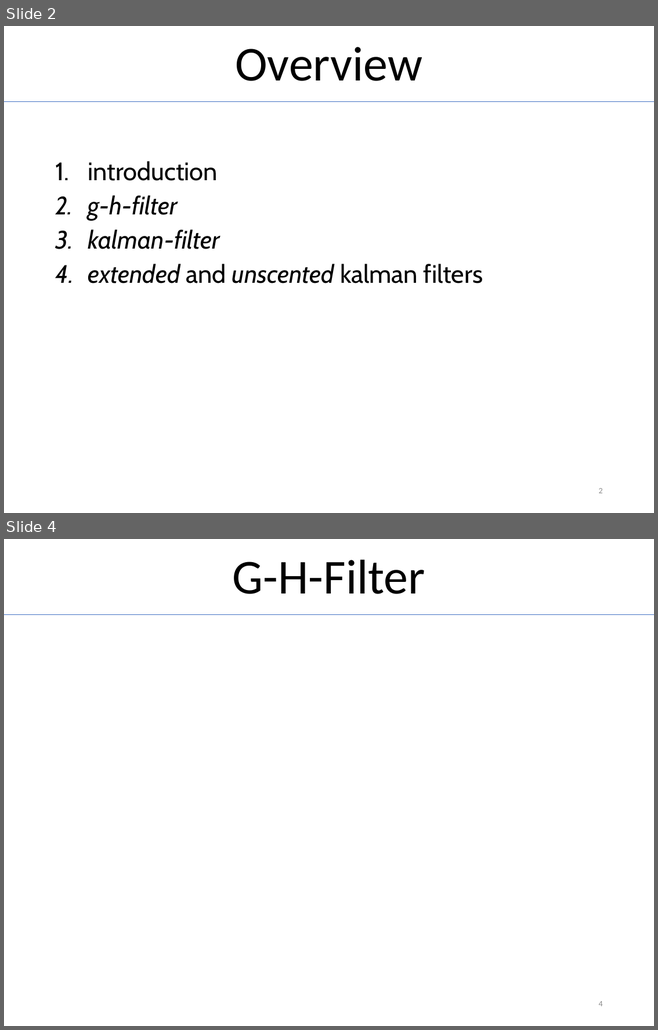
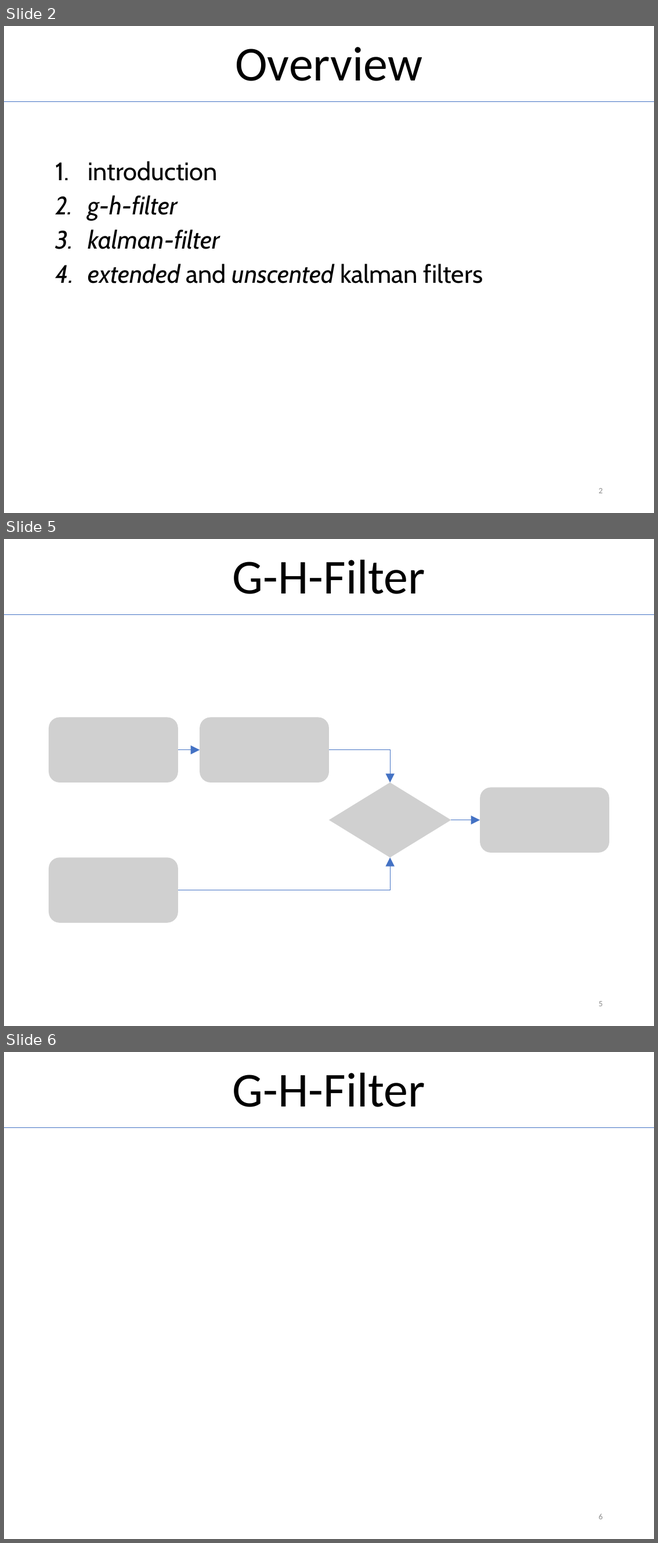
Before and after one commit to MichiHo/flocking, a slide deck: vortrag/ba_seminar_presentation.pptx. Shown one above the other, each under a label of ours: slides 2 and 4 before the commit, slides 2, 5 and 6 after it; the slides between them are not shown. The pictures are 658x1030 and 658x1543 pixels, drawn with LibreOffice and Linux fonts; fonts in the diff are those of the drawing; grey boxes stand for pictures. Boxes give left, top, right and bottom in pixels: in the first picture for what was removed or moved away, otherwise in the second. Text is boxed around its words. In the diff, an @@ line names an element or a change of style, - is before the commit and + after.

```diff
--- a/vortrag/ba_seminar_presentation.pptx
+++ b/vortrag/ba_seminar_presentation.pptx
@@ slide 5 added at bbox=[4, 539, 654, 1026], background #FFFFFF @@
@@ title added at bbox=[233, 559, 425, 594], 54 pt, text #000000 @@
+G-H-Filter
@@ line added from (4, 614) to (654, 614), #4472C4 0.5 pt @@
@@ picture added at bbox=[49, 718, 178, 783] @@
@@ picture added at bbox=[199, 718, 329, 783] @@
@@ arrow added from (178, 750) to (199, 750), #4472C4 0.5 pt @@
@@ elbow arrow added from (329, 750) to (390, 783), #4472C4 0.5 pt @@
@@ picture added at bbox=[329, 783, 451, 858] @@
@@ picture added at bbox=[480, 788, 609, 853] @@
@@ arrow added from (451, 820) to (480, 820), #4472C4 0.5 pt @@
@@ picture added at bbox=[49, 858, 178, 923] @@
@@ elbow arrow added from (178, 890) to (390, 858), #4472C4 0.5 pt @@
@@ page number added at bbox=[598, 1001, 603, 1006], 9 pt, text #8C8C8C @@
+5
@@ what was slide 4 is now slide 6 @@
@@ page number at bbox=[598, 1514, 603, 1519]: text changed @@
-4
+6
```
Also in this commit, not shown: 2 slides changed, 3 other slides added, 1 slide removed, 7 other files.
